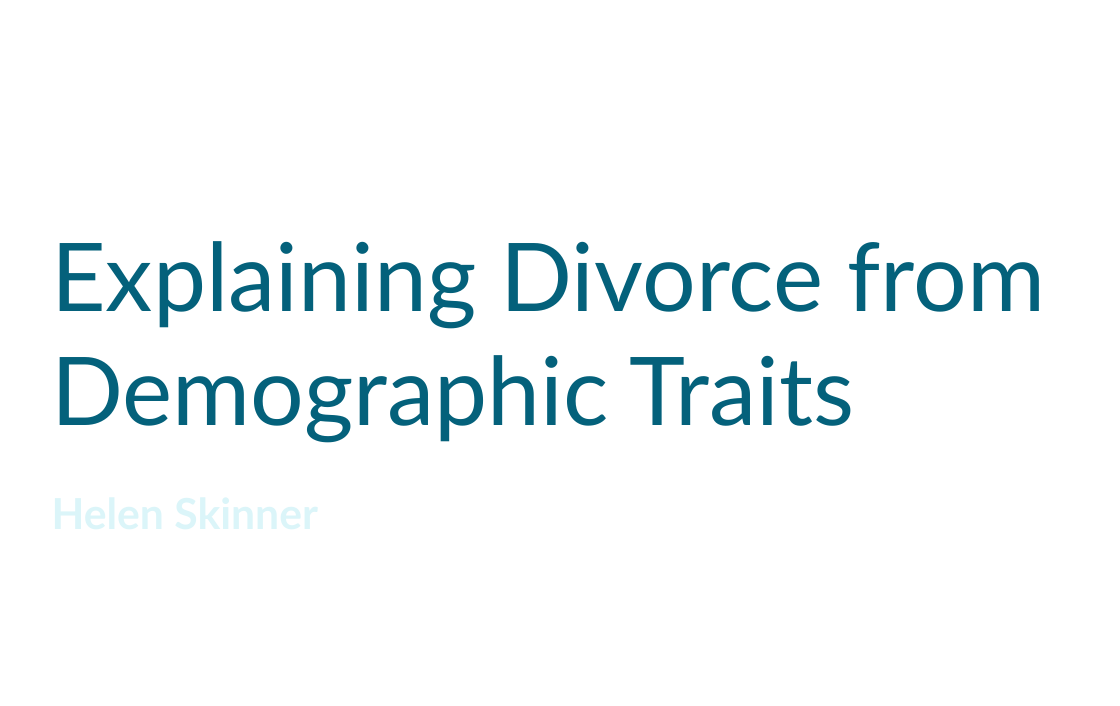
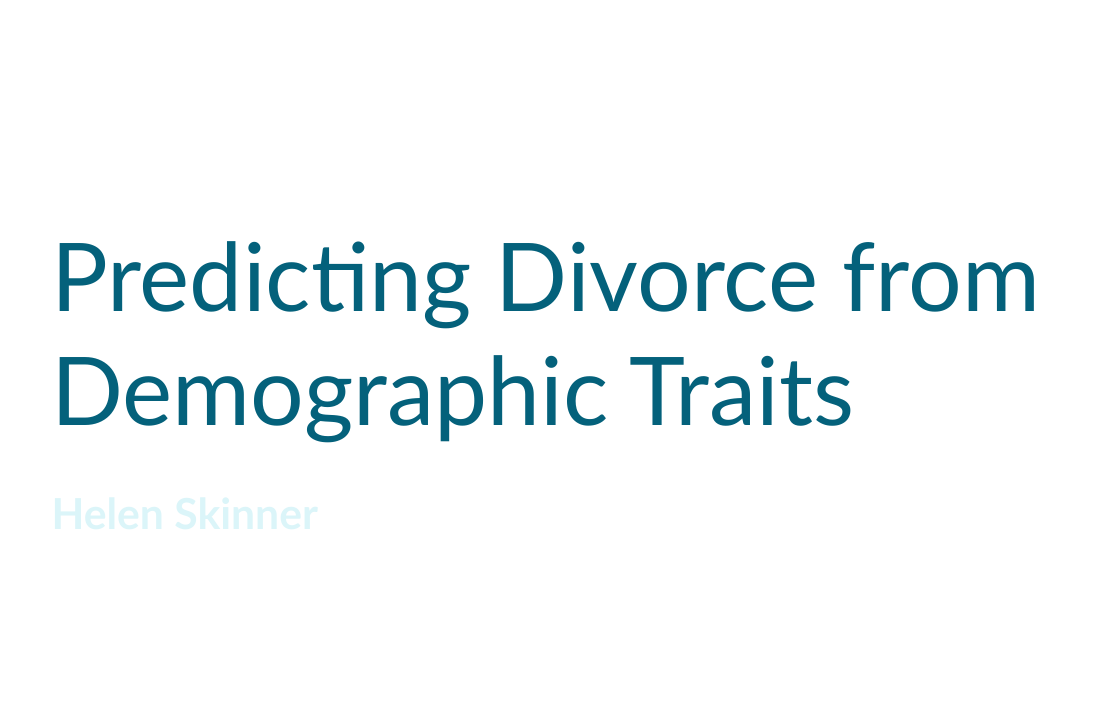
Before and after one commit to SmellsLikeCake/predicting-divorce, a slide deck: slide 1 of Predicting-Divorce.odp. Drawn at 1120x706 pixels with LibreOffice and Linux fonts; fonts in the diff are those of the drawing; background and template pictures are left out. Boxes give left, top, right and bottom in pixels: in the first picture for what was removed or moved away, otherwise in the second. Text is boxed around its words. In the diff, an @@ line names an element or a change of style, - is before the commit and + after.

```diff
--- a/Predicting-Divorce.odp
+++ b/Predicting-Divorce.odp
@@ title at box(51, 241, 1041, 442): text changed @@
-Explaining Divorce from Demographic Traits
+Predicting Divorce from Demographic Traits
```
Also in this commit, not shown: 7 other slides changed, 4 slides added, 1 slide removed, 1 other file.
